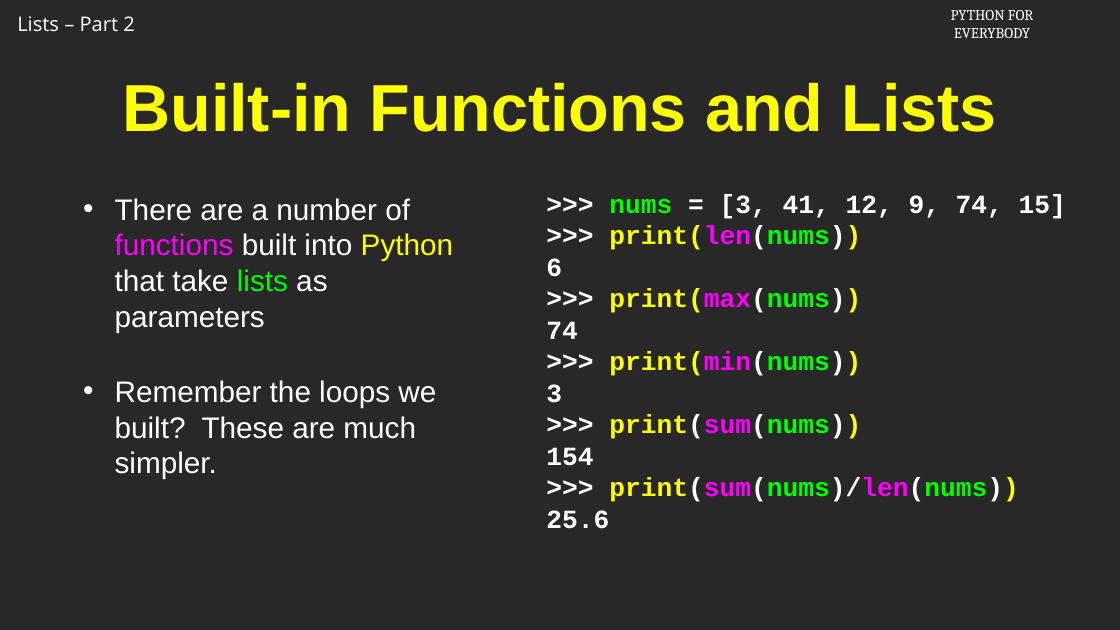
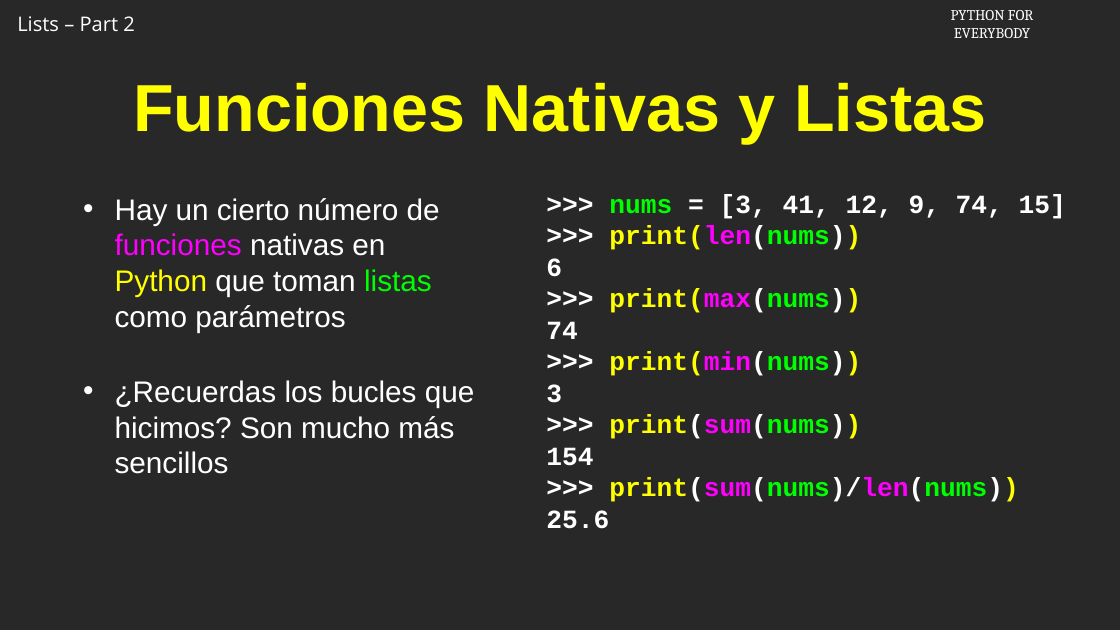
Before and after one commit to csev/py4e, a slide deck: slide 7 of ai/8.2.pptx. Drawn at 1120x630 pixels with LibreOffice and Linux fonts; fonts in the diff are those of the drawing; background and template pictures are left out. Boxes give left, top, right and bottom in pixels: in the first picture for what was removed or moved away, otherwise in the second. Text is boxed around its words. In the diff, an @@ line names an element or a change of style, - is before the commit and + after.

```diff
--- a/ai/8.2.pptx
+++ b/ai/8.2.pptx
@@ title at [133,83,986,144]: text changed @@
-Built-in Functions and Lists
+Funciones Nativas y Listas
@@ text at [115,198,475,474]: text changed @@
-• There are a number of functions built into Python that take lists as parameters
-• Remember the loops we built? These are much simpler.
+• Hay un cierto número de funciones nativas en Python que toman listas como parámetros
+• ¿Recuerdas los bucles que hicimos? Son mucho más sencillos
```
Also in this commit, not shown: 4 other slides changed, 3 slides added, 3 slides removed.
